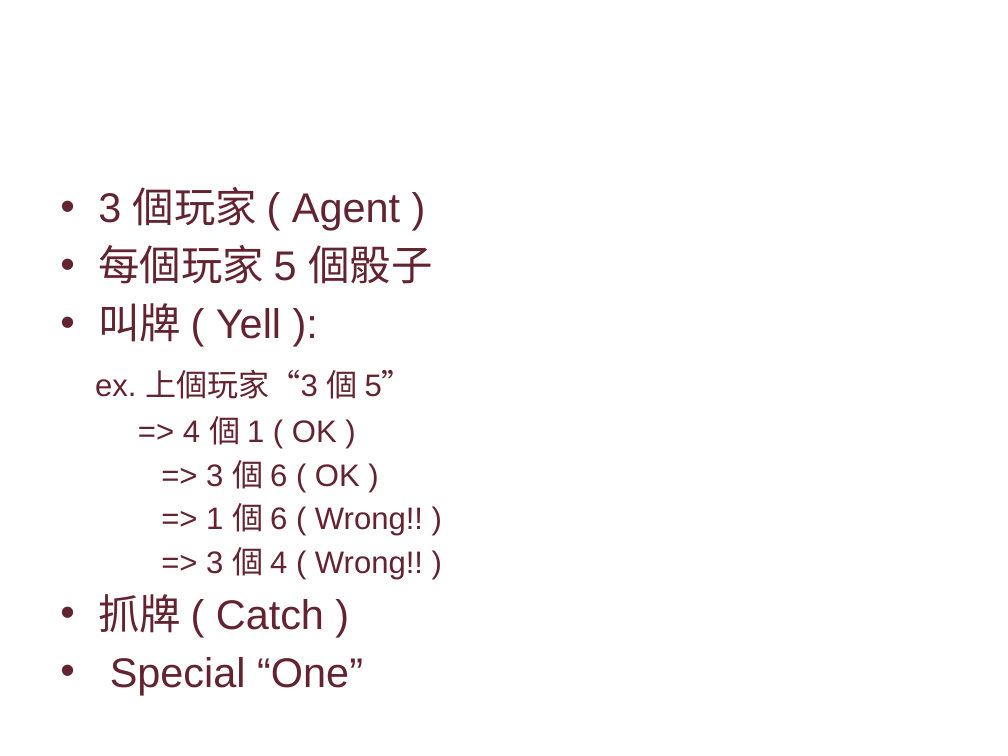
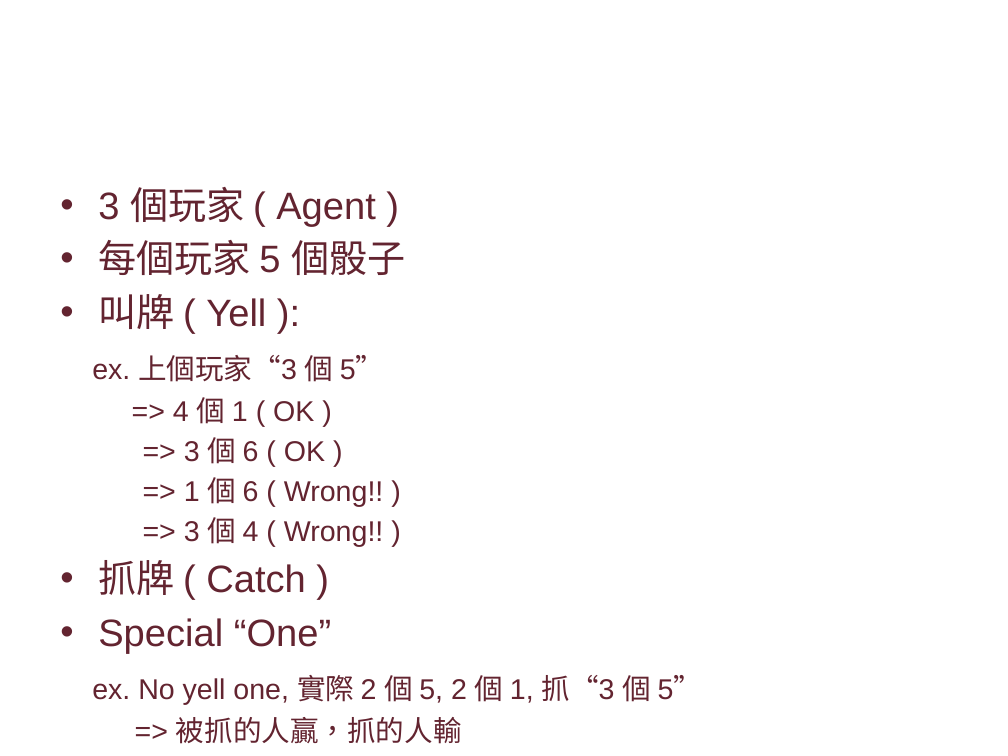
Before and after one commit to geniousisme/Liar-Dice-AI, a slide deck: slide 2 of final_presentation.pptx. Drawn at 1008x756 pixels with LibreOffice and Linux fonts; fonts in the diff are those of the drawing. Boxes give left, top, right and bottom in pixels: in the first picture for what was removed or moved away, otherwise in the second. Text is boxed around its words. In the diff, an @@ line names an element or a change of style, - is before the commit and + after.

```diff
--- a/final_presentation.pptx
+++ b/final_presentation.pptx
@@ text at [92, 187, 405, 654]: size 29.6 to 27.2 pt in "3 個玩家 ( Agent )", "每個玩家 5 個骰子", "叫牌 ( Yell ):", "抓牌 ( Catch )" and 1 more places; size 22.2 to 20.4 pt in "ex. 上個玩家“3 個 5”", "=> 4 個 1 ( OK )", "=> 3 個 6 ( OK )", "=> 1 個 6 ( Wrong!! )" and 1 more places @@
@@ text at [92, 675, 702, 744]: paragraphs added @@
+ex. No yell one, 實際 2 個 5, 2 個 1, 抓“3 個 5”
+=> 被抓的人贏，抓的人輸
```
Also in this commit, not shown: 3 other files.
